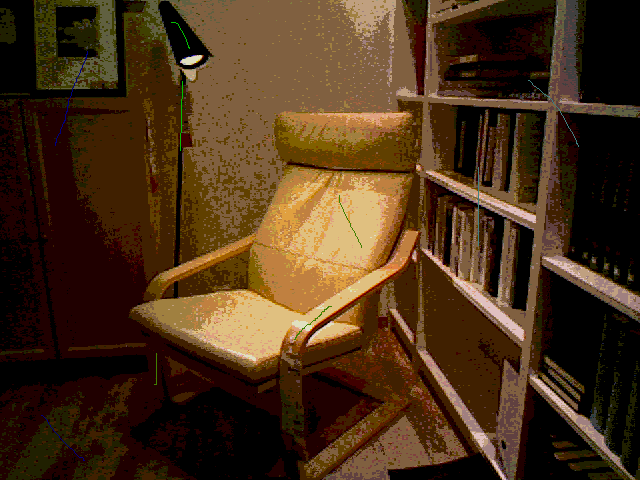
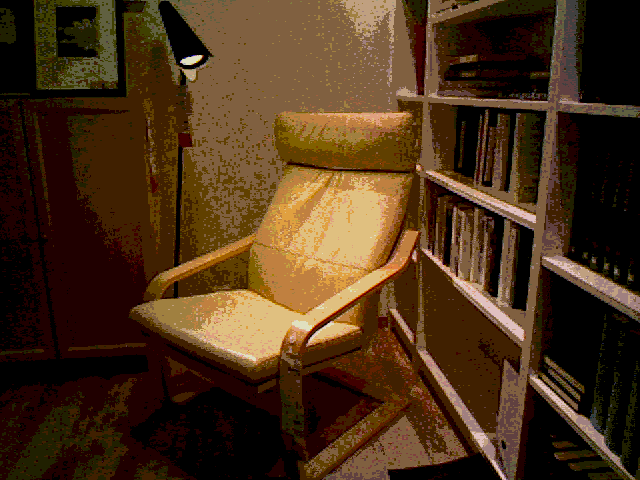
The second w=640, h=480 image is a revision of the first. Changes to its layers:
removed layer "Layer #1" over [41, 22, 579, 461]
